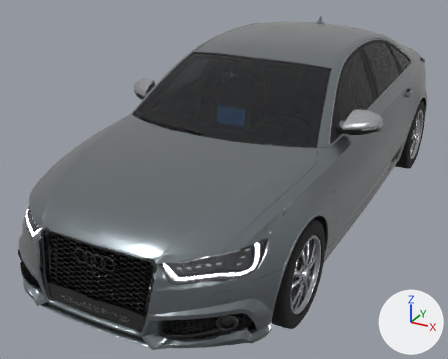
The Blender file design/audi-s6/ali-s6.blend as it was, and as the next commit left it.
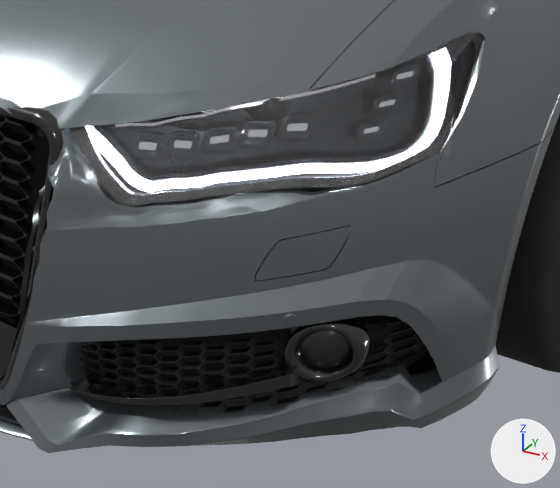
The first picture shows the older version from a 50 mm camera at (2.06, -4.55, 2.41) aimed at (-0.29, -0.29, 0.28). The close-ups show the older and then the newer version on the part from 31% to 64% of the width and 64% to 100% of the height of that picture. Only the edits that show in the close-ups are written down. The axes (+X, +Y, +Z) are drawn at lower right. The lights are the same throughout.

In view in the first close-up: 'body_shell', 'grille_backing', 'grille_divider_rib', 'headlamp_housing_back_l', 'headlamp_lens_l', 'intake_blade_l', 'intake_pocket_mesh_l', 'opening_hood', 'sensor_face_l', 'tyre_fl' and 5 more.
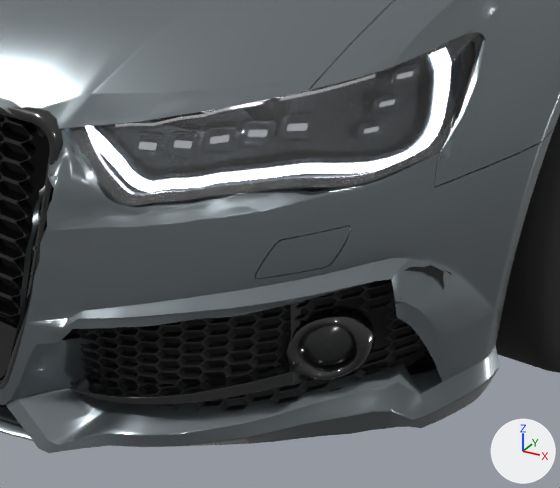
Patch to the scene script:
```diff
--- a/design/audi-s6/ali-s6.blend.py
+++ b/design/audi-s6/ali-s6.blend.py
@@ me_intake_blade_l @@
 # used by ob_intake_blade_l; parent = ob_lower_intake_l; location = (0.0, 0.0, 0.0)
-me_intake_blade_l.from_pydata(...)  # 384 vertices, 354 faces; spans x -0.236..0.14, y -0.008..0.224, z -0.04..0.081
+me_intake_blade_l.from_pydata(...)  # 384 vertices, 354 faces; spans x -0.236..0.14, y -0.007..0.236, z -0.04..0.081
+# me_intake_blade_l part 1: the loose piece of 160 vertices spanning x -0.236..0.059, y -0.008..0.162, z -0.04..0.01 is multiplied about its middle by the matrix ((1.01, -0.016, -0.001), (0.016, 1.01, 0.005), (0.001, -0.005, 1.01)), then moved by (0.0, 0.003, 0.0)
+# me_intake_blade_l part 2: the loose piece of 224 vertices spanning x 0.036..0.14, y 0.14..0.224, z -0.023..0.081 is multiplied about its middle by the matrix ((1.0, 0.0, 0.0), (0.04, 0.996, 0.098), (0.0, 0.0, 1.0)), then moved by (0.0, 0.01, 0.0)
 me_intake_blade_l.materials.append(mat_s6_gloss_black_trim)
@@ me_body_shell @@
 # used by ob_body_shell; parent = ob_body; location = (0.0, 0.0, 0.0)
-me_body_shell.from_pydata(...)  # 27507 vertices, 35645 faces; spans x -0.95..0.94, y -2.37..2.56, z 0.16..1.48
+me_body_shell.from_pydata(...)  # 27639 vertices, 35818 faces; spans x -0.95..0.94, y -2.37..2.56, z 0.16..1.48
+# me_body_shell part 3: 280 vertices moved from x 0.45..0.81, y -2.33..-2.04, z 0.38..0.48 to x 0.44..0.82, y -2.34..-2.03, z 0.4..0.49; 185 vertices removed from x 0.44..0.82, y -2.33..-2.02, z 0.39..0.58; 218 vertices added at x 0.43..0.82, y -2.34..-1.98, z 0.4..0.58
+# other edits to the shape of me_body_shell do not show in these pictures
 me_body_shell.materials.append(mat_s6_quartz_gray_paint)
```

Changed parts and their boxes (x1, y1, x2, y2) in the close-ups (560 x 488 px; the box of a moved part takes in the faces that stretch with it):
'intake_blade_l', reshaped (12% taller): before (70, 317, 372, 405); after (70, 306, 376, 405)
part 1 of me_intake_blade_l, moved or reshaped: before (70, 365, 299, 405); after (70, 362, 302, 405)
part 2 of me_intake_blade_l, moved or reshaped: before (283, 317, 372, 382); after (286, 306, 376, 380)
part 3 of me_body_shell, moved or reshaped: before (48, 222, 410, 346); after (54, 224, 410, 345)
